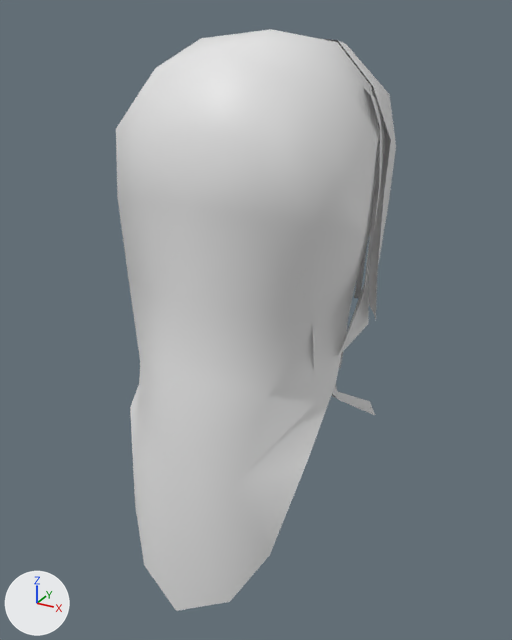
The glTF model assets/Converted Models/HairStyle/Human Female/Mage female hair 24.glb as it was, and as the next commit left it.
The view is the same before and after, from a 50 mm lens placed at (0.231, -0.425, 0.165), pointed at (0.005, -0.014, -0.041). The lights are fixed; the arrows at lower left show +X, +Y and +Z. The picture after the commit comes second.

The older version as bpy lines, for what is in view:
```python
me_ʦůͷ__24_0 = bpy.data.meshes.new('��ʦŮͷ��24_0')
me_ʦůͷ__24_0.from_pydata(...)  # 202 vertices, 255 faces; spans x -0.091..0.09, y -0.123..0.094, z -0.224..0.153
ob_ʦůͷ__24_0 = bpy.data.objects.new('��ʦŮͷ��24_0', me_ʦůͷ__24_0)
ob_ʦůͷ__24_0.location = (0.0, 0.0, 0.0)
```
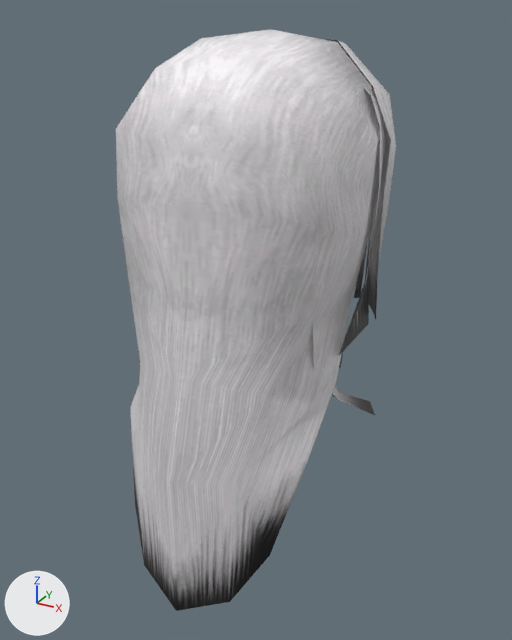
Boxes (x1, y1, x2, y2) around the edits, measured in the pictures (512 x 640 px):
'��ʦŮͷ��24_0', recoloured: (116, 29, 392, 611) in both

The change, as a list of edits to the scene's bpy script:
```text
Add img_tex_6055092352253804169_dds:
    img_tex_6055092352253804169_dds = load_image('tex_6055092352253804169.dds', '_unpacked/tex_6055092352253804169.dds', 512, 512, 'sRGB')
Add mat_法师女头发24_0_mat:
    mat_法师女头发24_0_mat = principled_material('法师女头发24_0_mat')
    mat_法师女头发24_0_mat.texture = img_tex_6055092352253804169_dds
Change me_ʦůͷ__24_0:
    where me_ʦůͷ__24_0.from_pydata(...)  # 202 vertices, 255 faces; spans x -0.091..0.09, y -0.123..0.094, z -0.224..0.153
    add me_ʦůͷ__24_0.materials.append(mat_法师女头发24_0_mat)  # picture img_tex_6055092352253804169_dds
```
